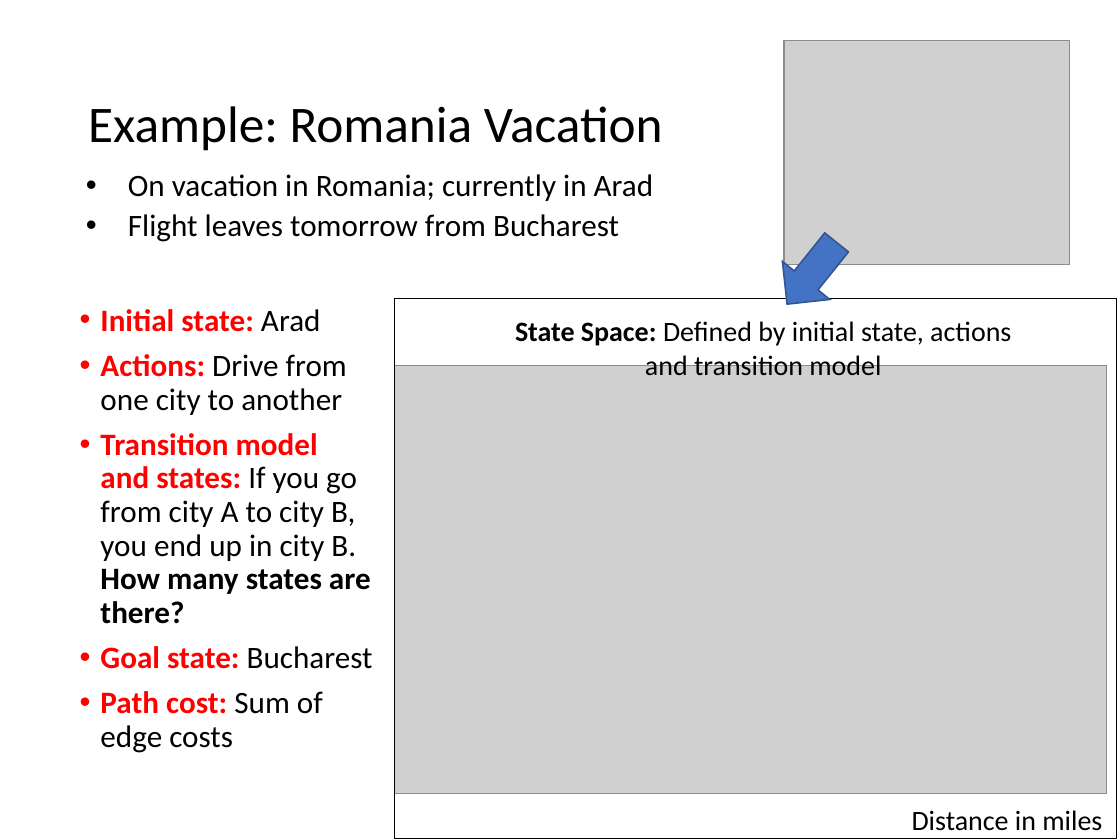
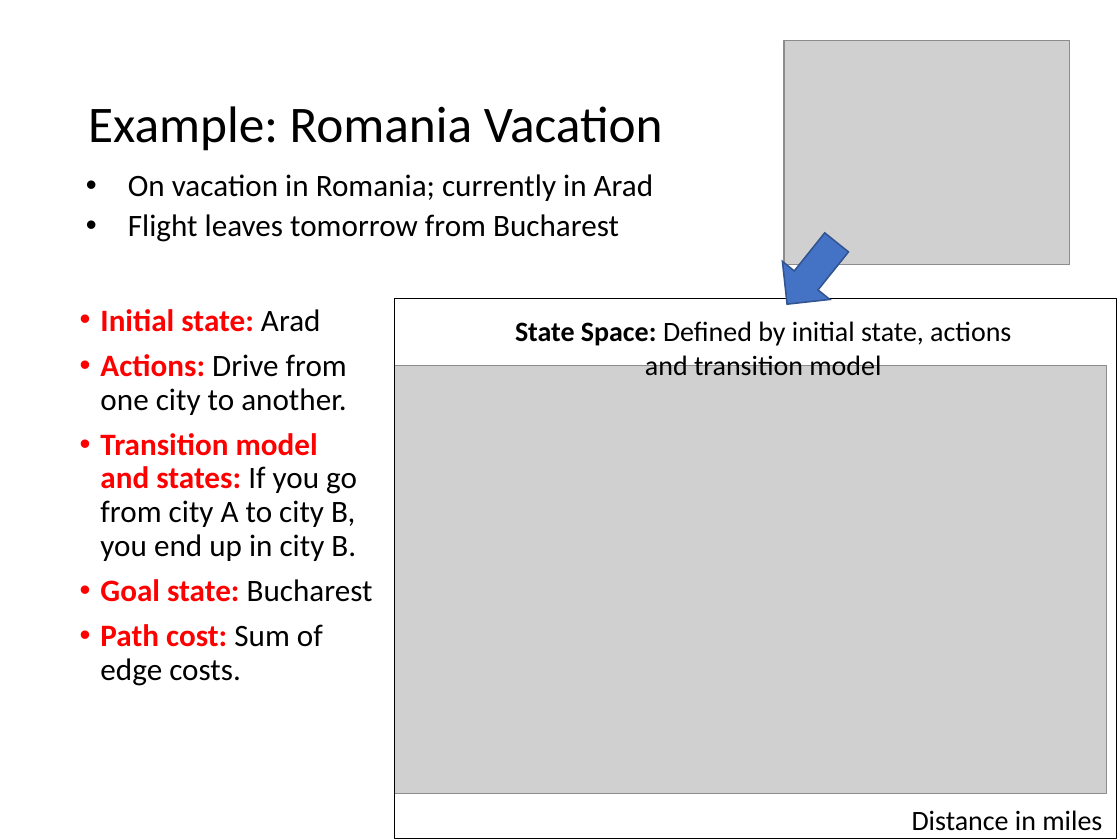
Before and after one commit to mhahsler/CS7320-AI, a slide deck: slide 6 of slides/03_search.pptx. Drawn at 1120x840 pixels with LibreOffice and Linux fonts; fonts in the diff are those of the drawing; grey boxes stand for pictures. Boxes give left, top, right and bottom in pixels: in the first picture for what was removed or moved away, otherwise in the second. Text is boxed around its words. In the diff, an @@ line names an element or a change of style, - is before the commit and + after.

```diff
--- a/slides/03_search.pptx
+++ b/slides/03_search.pptx
@@ text at [100,354,357,561]: text changed @@
-• Actions: Drive from one city to another
-• Transition model and states: If you go from city A to city B, you end up in city B.
-  How many states are there?
+• Actions: Drive from one city to another.
+• Transition model and states: If you go from city A to city B, you end up in city B.
@@ text at [100,624,323,686]: text changed @@
-• Path cost: Sum of edge costs
+• Path cost: Sum of edge costs.
```
Also in this commit, not shown: 5 other slides changed, 1 other file.
